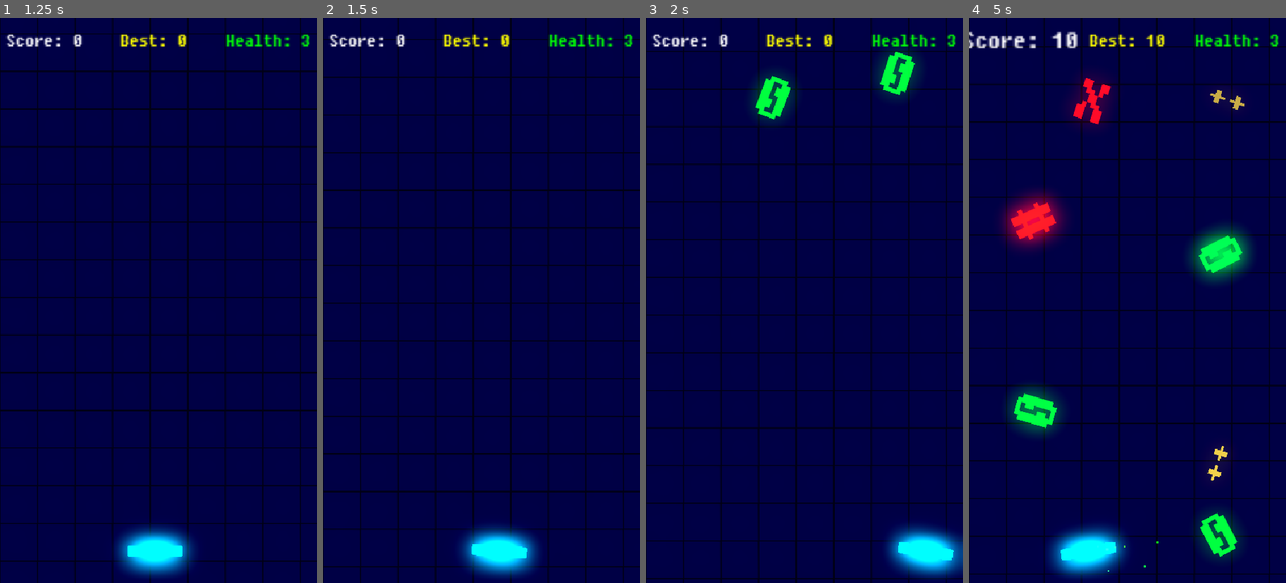
Above: before the commit, frames 1-4 (left to right).
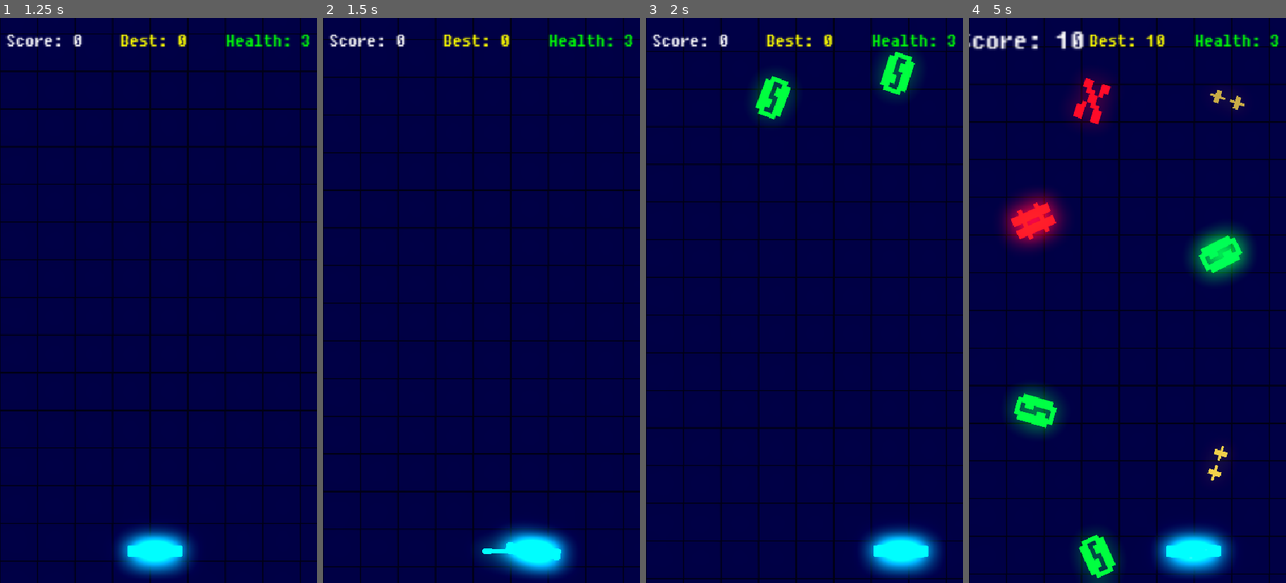
Above: after the commit, the same moments.

Repository: Fuheshka/Neon-Catcher
Game: Godot game, scene res://scenes/main_menu.tscn
The game is run twice, just before and just after one commit, with the same random seed, the same clock (stepped at 60 frames per second) and the same inputs. The engine's default icon, where the game draws it, is replaced by a stand-in: a white triangle on a blue panel in a dark square.
Inputs (mouse positions are in pixels of both pictures, inside the frame that each line leads up to):
- Up to frame 1 (1.25 s): click "Start Game" at 0.5 s
- Up to frame 2 (1.5 s): move the mouse to (551, 272) at 1.27 s; hold D (move_right) from 1.28 s (still down); click (551, 272) at 1.42 s
- Up to frame 3 (2 s): keep holding D (move_right)
- Up to frame 4 (5 s): release D (move_right) at 2 s; drag from (1064, 328) to (1247, 549) at 2.02 s; move the mouse to (1159, 176) at 2.77 s; hold D (move_right) 2.78-3.5 s; click (1159, 176) at 2.92 s; drag from (1111, 413) to (1219, 306) at 3.52 s; move the mouse to (1222, 385) at 4.27 s; hold A (move_left) from 4.28 s (still down); click (1222, 385) at 4.42 s

Frame 1 is identical in both runs. In frame 2, 2.5% of the frame differs, in the area x 43-80%, y 90-100%; in frame 3, 2.1%; in frame 4, 4.8%, in the area x 0-86%, y 2-100%.

Commit message:
fix player move

Diff:
--- a/project.godot
+++ b/project.godot
@@ -41,6 +41,10 @@
 ]
 }
 
+[input_devices]
+
+pointing/emulate_touch_from_mouse=true
+
 [physics]
 
 3d/physics_engine="Jolt Physics"
--- a/scripts/player.gd
+++ b/scripts/player.gd
@@ -1,6 +1,8 @@
 extends Area2D
 class_name Player
 
+const SCREEN_WIDTH: float = 540.0
+
 """Maximum horizontal speed (pixels/sec)."""
 @export var speed: float = 550.0
 
@@ -16,6 +18,12 @@
 """Horizontal padding to keep the paddle on-screen."""
 @export var screen_padding: float = 64.0
 
+"""Mobile follow responsiveness; higher values feel snappier."""
+@export var sensitivity: float = 0.2
+
+"""Small movement ignored to avoid jitter on high-DPI screens."""
+@export var touch_deadzone: float = 8.0
+
 """Number of points retained in the neon trail."""
 @export var trail_point_limit: int = 22
 
@@ -34,15 +42,16 @@
 """How quickly the trail erodes when idle (points per second)."""
 @export var trail_decay_rate: float = 18.0
 
+var target_x: float = 0.0
+var is_touching: bool = false
 var _enabled: bool = true
 var _velocity_x: float = 0.0
-var _tilt_tween: Tween
-var _squash_tween: Tween
+var _keyboard_velocity_x: float = 0.0
+var _tilt_tween: Tween = null
+var _squash_tween: Tween = null
 var _last_move_sign: int = 0
 var _base_scale: Vector2
-var _pointer_active: bool = false
-var _pointer_position_x: float = 0.0
-var _pointer_dead_zone: float = 8.0
+var _base_modulate: Color
 @onready var _events: Node = get_node("/root/Events")
 @onready var _sprite: Sprite2D = $Sprite2D
 @onready var _trail_line: Line2D = $TrailLine
@@ -58,6 +67,8 @@
 	# Use area_entered to detect collisions with falling objects.
 	area_entered.connect(_on_area_entered)
 	_base_scale = _sprite.scale
+	_base_modulate = _sprite.modulate
+	target_x = _clamp_target_x(global_position.x)
 	_setup_trail_line()
 
 
@@ -65,28 +76,22 @@
 	if not _enabled:
 		return
 
-	var viewport_width: float = get_viewport_rect().size.x
+	var previous_x: float = global_position.x
+	var follow_t: float = clampf(sensitivity * 60.0 * delta, 0.0, 1.0)
+	global_position.x = lerp(global_position.x, target_x, follow_t)
+
 	var axis: float = Input.get_axis("move_left", "move_right")
-	if _pointer_active:
-		var dx: float = _pointer_position_x - global_position.x
-		if abs(dx) > _pointer_dead_zone:
-			var normalized: float = dx / max(1.0, viewport_width * 0.35)
-			axis = clamp(normalized, -1.0, 1.0)
-		else:
-			axis = 0.0
-	var target_speed: float = axis * speed
 	var accel: float = acceleration if abs(axis) > 0.01 else friction
-	_velocity_x = move_toward(_velocity_x, target_speed, accel * delta)
-	global_position.x += _velocity_x * delta
+	_keyboard_velocity_x = move_toward(_keyboard_velocity_x, axis * speed, accel * delta)
+	global_position.x += _keyboard_velocity_x * delta
+
+	global_position.x = _clamp_target_x(global_position.x)
+	_velocity_x = (global_position.x - previous_x) / max(delta, 0.0001)
 
 	var move_sign: int = int(sign(_velocity_x))
 	if move_sign != 0 and move_sign != _last_move_sign and abs(_velocity_x) > speed * 0.3:
 		_play_squash_stretch(move_sign)
 	_last_move_sign = move_sign
-
-	var margin: float = _get_horizontal_margin()
-	# clamp() keeps X within [min, max] to prevent leaving the visible play area.
-	global_position.x = clamp(global_position.x, margin, viewport_width - margin)
 
 	_update_tilt()
 	_update_trail(delta)
@@ -110,27 +115,48 @@
 func _on_game_over() -> void:
 	_enabled = false
 	_velocity_x = 0.0
-	_pointer_active = false
+	_keyboard_velocity_x = 0.0
+	is_touching = false
 	_reset_tilt()
 	_reset_squash()
-
-
-func _unhandled_input(event: InputEvent) -> void:
+	_update_touch_feedback()
+
+
+func _input(event: InputEvent) -> void:
 	if not _enabled:
 		return
-	if event is InputEventScreenTouch:
+	if event is InputEventScreenDrag:
+		_handle_touch((event as InputEventScreenDrag).position.x, true)
+	elif event is InputEventScreenTouch:
 		var touch := event as InputEventScreenTouch
-		_pointer_active = touch.pressed
-		_pointer_position_x = touch.position.x
-	elif event is InputEventScreenDrag:
-		_pointer_active = true
-		_pointer_position_x = (event as InputEventScreenDrag).position.x
+		_handle_touch(touch.position.x, touch.pressed)
 	elif event is InputEventMouseButton and (event as InputEventMouseButton).button_index == MOUSE_BUTTON_LEFT:
 		var mouse_button := event as InputEventMouseButton
-		_pointer_active = mouse_button.pressed
-		_pointer_position_x = mouse_button.position.x
-	elif event is InputEventMouseMotion and _pointer_active:
-		_pointer_position_x = (event as InputEventMouseMotion).position.x
+		_handle_touch(mouse_button.position.x, mouse_button.pressed)
+	elif event is InputEventMouseMotion and is_touching:
+		_handle_touch((event as InputEventMouseMotion).position.x, true)
+
+
+func _handle_touch(screen_x: float, pressed: bool) -> void:
+	is_touching = pressed
+	_update_touch_feedback()
+	if not pressed:
+		_keyboard_velocity_x = 0.0
+		return
+
+	var clamped_x: float = _clamp_target_x(screen_x)
+	if abs(clamped_x - target_x) < touch_deadzone:
+		return
+	target_x = clamped_x
+
+
+func _update_touch_feedback() -> void:
+	if _sprite == null:
+		return
+	if is_touching:
+		_sprite.modulate = _base_modulate * Color(1.15, 1.15, 1.15, 1.0)
+	else:
+		_sprite.modulate = _base_modulate
 
 
 func _update_tilt() -> void:
@@ -216,3 +242,9 @@
 		return screen_padding
 	var sprite_width: float = _sprite.texture.get_size().x * abs(_sprite.global_scale.x)
 	return max(screen_padding, sprite_width * 0.5)
+
+
+func _clamp_target_x(x_position: float) -> float:
+	var margin: float = _get_horizontal_margin()
+	var safe_margin: float = min(margin, SCREEN_WIDTH * 0.5)
+	return clamp(x_position, safe_margin, SCREEN_WIDTH - safe_margin)
